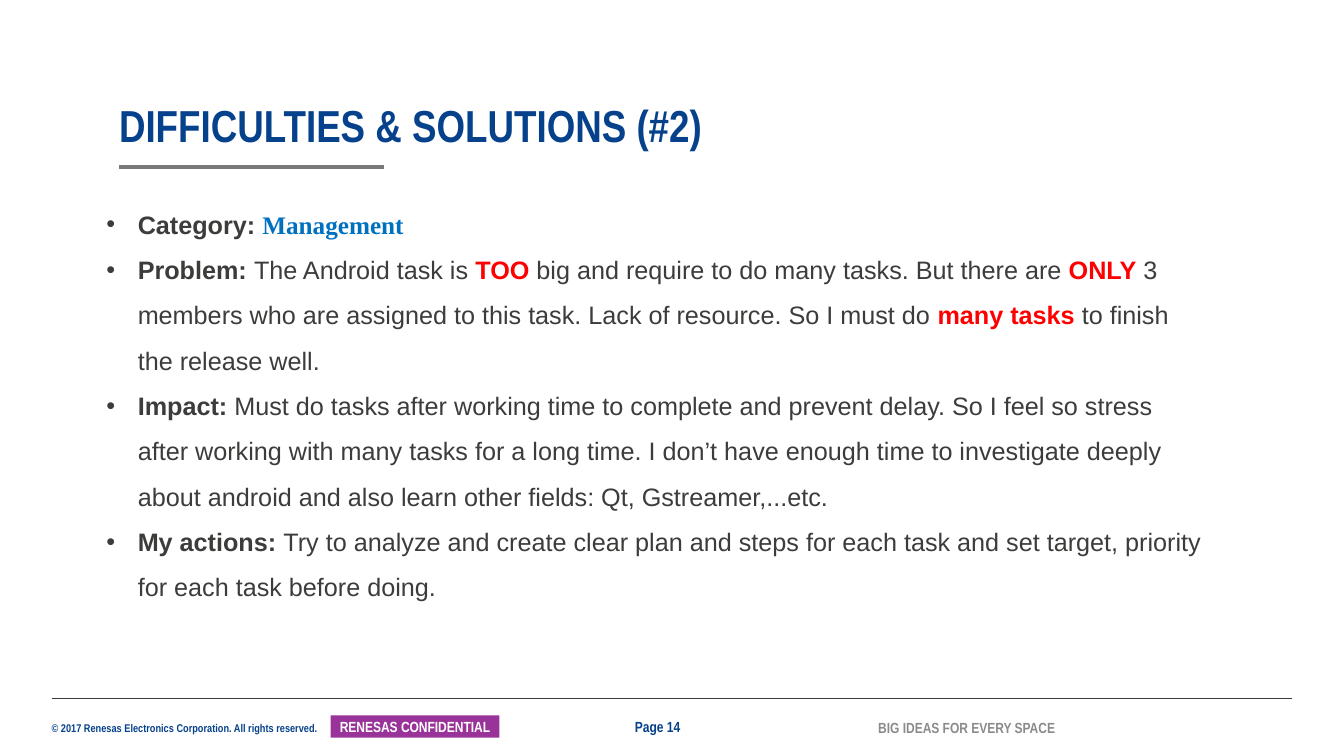
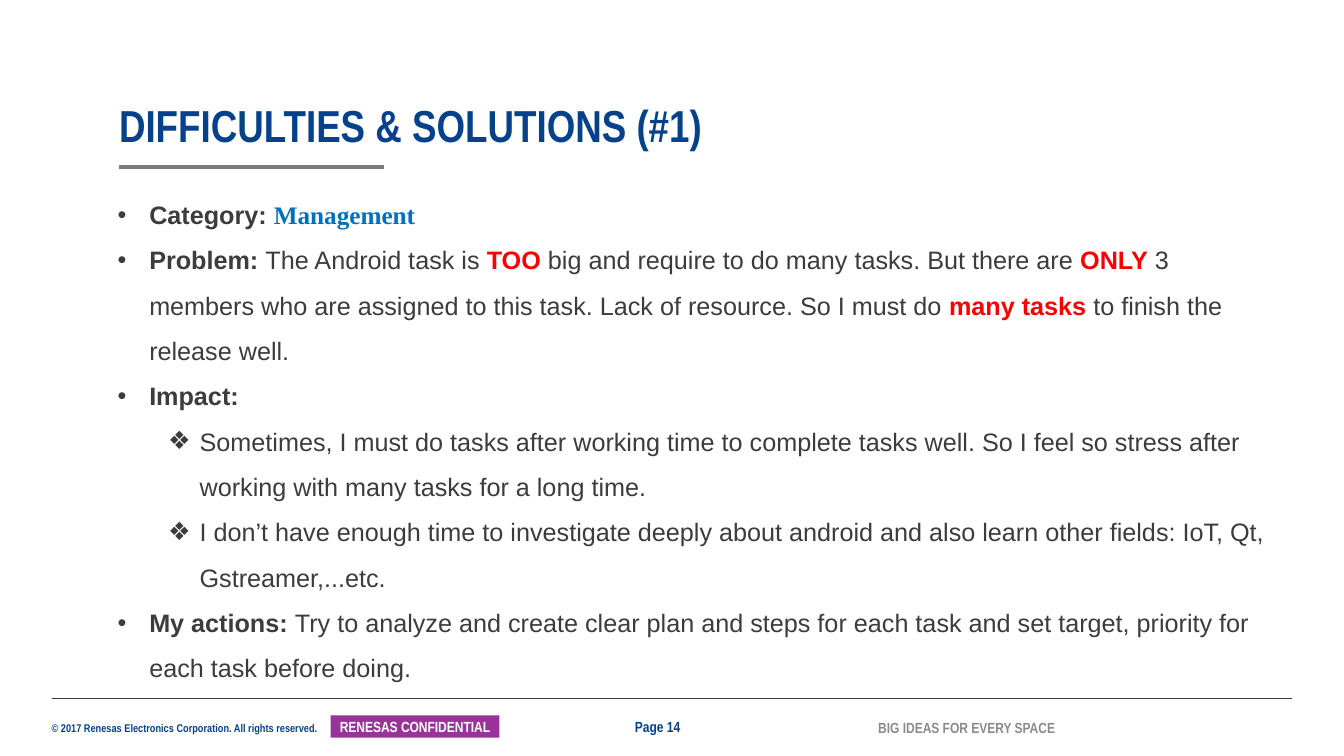
Before and after one commit to tranchikha/myapplication, a slide deck: slide 14 of LAST_TERM/2042_TranChiKha_SS32_MentorMentee_26G.pptx. Drawn at 1344x756 pixels with LibreOffice and Linux fonts; fonts in the diff are those of the drawing; background and template pictures are left out. Boxes give left, top, right and bottom in pixels: in the first picture for what was removed or moved away, otherwise in the second. Text is boxed around its words. In the diff, an @@ line names an element or a change of style, - is before the commit and + after.

```diff
--- a/LAST_TERM/2042_TranChiKha_SS32_MentorMentee_26G.pptx
+++ b/LAST_TERM/2042_TranChiKha_SS32_MentorMentee_26G.pptx
@@ title at (x1=119, y1=109, x2=702, y2=151): text changed @@
-DIFFICULTIES & SOLUTIONS (#2)
+DIFFICULTIES & SOLUTIONS (#1)
@@ text "Category: Management" moved from (x1=138, y1=216, x2=1201, y2=602) to (x1=149, y1=206, x2=1264, y2=682) @@
@@ text at (x1=149, y1=387, x2=1264, y2=590): text changed @@
-• Impact: Must do tasks after working time to complete and prevent delay. So I feel so stress after working with many tasks for a long time. I don’t have enough time to investigate deeply about android and also learn other fields: Qt, Gstreamer,...etc.
+• Impact:
+  ❖ Sometimes, I must do tasks after working time to complete tasks well. So I feel so stress after working with many tasks for a long time.
+  ❖ I don’t have enough time to investigate deeply about android and also learn other fields: IoT, Qt, Gstreamer,...etc.
```
Also in this commit, not shown: 11 other slides changed, 1 slide added, 1 other file.
